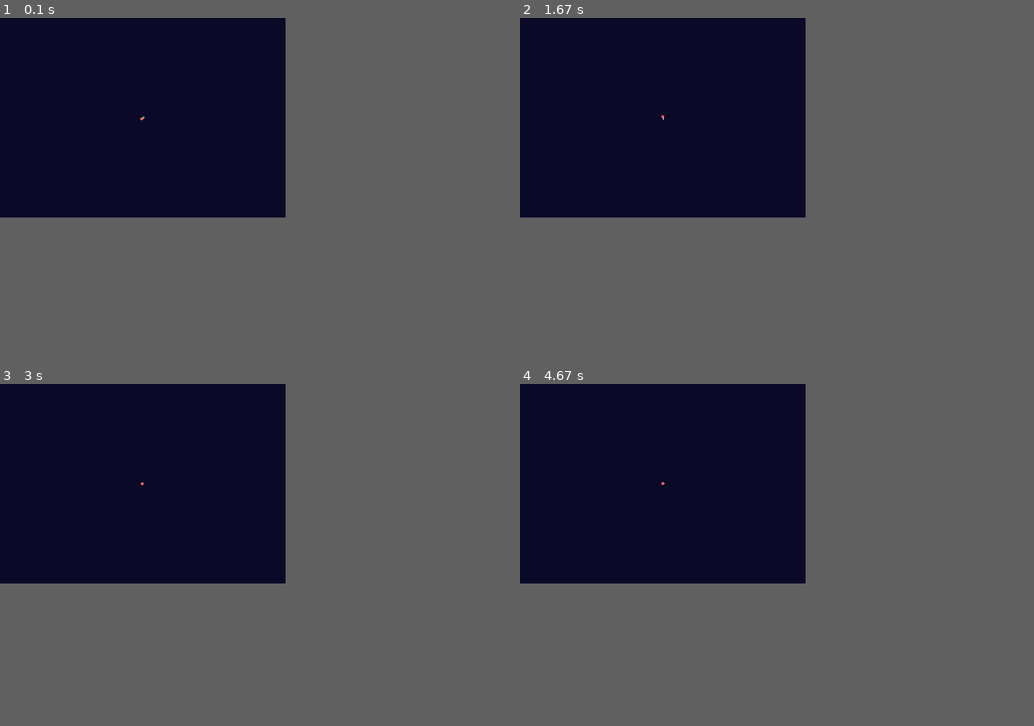
Above: before the commit, frames 1-4 (two rows, left to right).
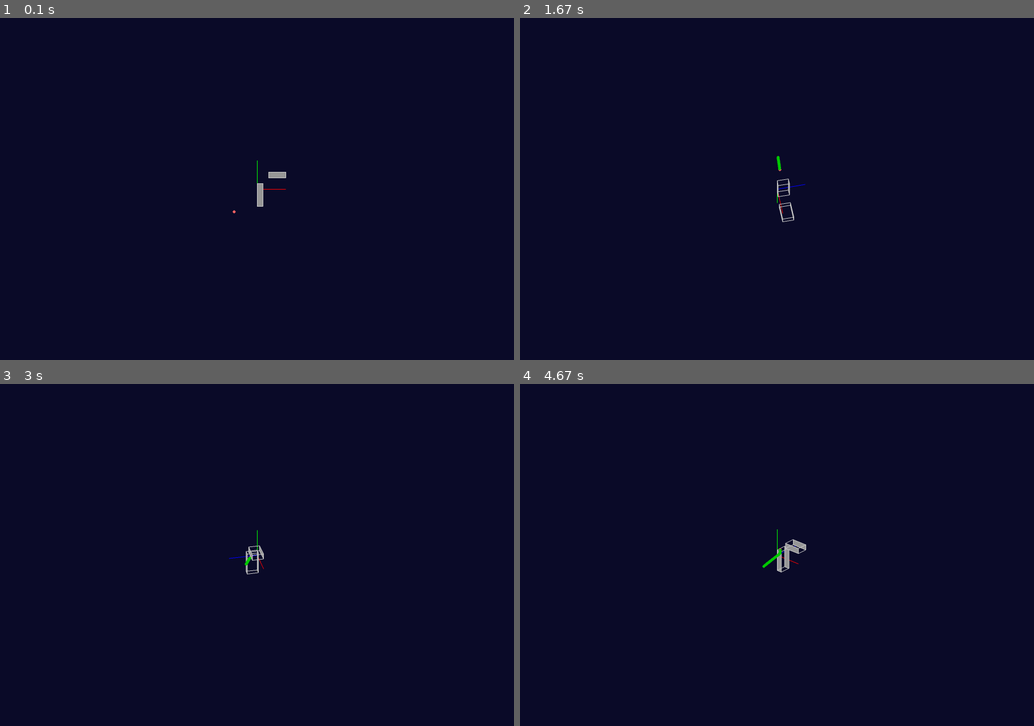
Above: after the commit, the same moments.

Repository: AndreiNekrasOn/aim
Game: pygame game, started from examples/multi_angle_path_demo.py
Same seed, same stepped clock (60 frames per second), same inputs: the game is played once before the commit and once after it.
Inputs (mouse positions are in pixels of both pictures, inside the frame that each line leads up to):
- Up to frame 1 (0.1 s): no input
- Up to frame 2 (1.67 s): press the mouse at (653, 192) at 0.37 s; move the mouse to (741, 230) at 0.47 s; release the mouse at (828, 264) at 0.6 s; press the mouse at (653, 192) at 0.7 s; move the mouse to (648, 127) at 0.8 s; release the mouse at (643, 62) at 0.93 s; press the mouse at (653, 192) at 1.1 s; move the mouse to (720, 209) at 1.2 s; move the mouse to (782, 223) at 1.3 s; release the mouse at (782, 223) at 1.33 s; press the mouse at (653, 192) at 1.5 s; move the mouse to (679, 154) at 1.6 s
- Up to frame 3 (3 s): release the mouse at (185, 483) at 1.73 s; press the mouse at (133, 558) at 1.9 s; move the mouse to (277, 551) at 2 s; release the mouse at (416, 548) at 2.13 s; press the mouse at (133, 558) at 2.3 s; move the mouse to (287, 589) at 2.4 s; release the mouse at (436, 623) at 2.53 s; press the mouse at (133, 558) at 2.7 s; move the mouse to (133, 585) at 2.8 s; release the mouse at (133, 616) at 2.93 s
- Up to frame 4 (4.67 s): press the mouse at (653, 558) at 3.1 s; move the mouse to (658, 541) at 3.2 s; move the mouse to (663, 527) at 3.3 s; release the mouse at (663, 527) at 3.33 s; press the mouse at (653, 558) at 3.5 s; move the mouse to (674, 500) at 3.6 s; release the mouse at (694, 445) at 3.73 s; press the mouse at (653, 558) at 3.9 s; move the mouse to (730, 602) at 4 s; release the mouse at (807, 650) at 4.13 s; press the mouse at (653, 558) at 4.3 s; move the mouse to (787, 568) at 4.4 s; release the mouse at (926, 582) at 4.53 s
In our replay, the window is 500x350 before the commit and 900x600 after it. These sizes can differ from the game's own. Grey fills any space a smaller window leaves; there, only what the larger window draws over its background counts as a difference.

The runs differ from the first frame. In frame 1, 0.2% of the frame differs, in the area x 27-56%, y 28-58%; in frame 2, 0.2%; in frame 3, 0.2%; in frame 4, 0.3%, in the area x 27-56%, y 28-56%.

Commit message:
add trace to multi_angle_path_demo, fix collision space 0 speed

Diff:
--- a/aim/spaces/collision_space.py
+++ b/aim/spaces/collision_space.py
@@ -47,7 +47,7 @@
             return False
         if not isinstance(target_position, tuple) or len(target_position) != 3:
             return False
-        if speed <= 0:
+        if speed < 0:
             return False
 
         # Check if start position is inside any obstacle
--- a/aim/visualization/pygame_3d_viewer.py
+++ b/aim/visualization/pygame_3d_viewer.py
@@ -23,13 +23,13 @@
         self.clock = pygame.time.Clock()
 
         # Camera settings
-        self.camera_distance = 10
+        self.camera_distance = 0
         self.camera_angle_x = 0  # Rotation around X-axis (vertical rotation)
         self.camera_angle_y = 0  # Rotation around Y-axis (horizontal rotation)
         self.camera_offset_x = 0  # Camera position offset X
         self.camera_offset_y = 0  # Camera position offset Y
         self.camera_offset_z = 0  # Camera position offset Z
-        self.zoom = 1.0
+        self.zoom = 20.0
 
         # Colors
         self.background_color = (10, 10, 40)  # Dark blue background
--- a/examples/multi_angle_path_demo.py
+++ b/examples/multi_angle_path_demo.py
@@ -40,11 +40,19 @@
     space = CollisionSpace(obstacles=obstacles)
 
     # Create a Pygame 3D viewer
-    viewer = Pygame3DViewer(sim, width=1000, height=700)
+    viewer = Pygame3DViewer(sim, width=1800, height=1200)
     sim.viewer = viewer
 
     # Register the space with the simulator
     sim.add_space("collision_space", space)
+
+    class TraceAgent(BaseAgent):
+        def __init__(self, position):
+            super().__init__()
+            self.color = (0, 200, 0)
+            self.start_position = position
+            self.target_position = position
+            self.speed = 0.1
 
     # Create an agent that follows a multi-angle path with specified waypoints
     class MultiAngleAgent(BaseAgent):
@@ -54,15 +62,21 @@
             # Define start, target and a path with multiple angles
             self.start_position = (-4, -4, 1)
             self.target_position = (6, 4, 1)
-            # Define a specific path with multiple waypoints
-            self.path = [
-                (-4, -4, 1),  # Start
-                (-2, -2, 1),  # Waypoint 1
-                (0, 2, 1),    # Waypoint 2 (goes around obstacle 1)
-                (3, 2, 1),    # Waypoint 3 (goes above obstacle 2)
-                (6, 4, 1)     # End
-            ]
             self.speed = 0.7
+
+        def on_enter_block(self, block: BaseBlock) -> None:
+            tracked_agents.append(self)
+
+
+        def spawn_track(self, space):
+            trace: TraceAgent = TraceAgent(self.space_state['position'])
+            space.register(trace, { 'start_position': trace.start_position, 'target_position': trace.target_position, 'speed': trace.speed })
+            sim.add_agent(trace)
+
+
+
+
+    tracked_agents = []
 
     # Create blocks
     source = SourceBlock(
@@ -71,13 +85,24 @@
         spawn_schedule=lambda tick: 1 if tick == 0 else 0  # One agent at tick 0
     )
 
+    def callback_event():
+        for agent in tracked_agents:
+            if not space.is_movement_complete(agent):
+                agent.spawn_track(space)
+
+    sim.schedule_event(callback=lambda _: callback_event(),
+            delay_ticks=0,
+            recurring=True
+    )
+
+
     move_block = MoveBlock(simulator=sim, space_name="collision_space", speed=0.7)
 
     sink = SinkBlock(simulator=sim)
 
     # Connect blocks
     source.connect(move_block)
-    move_block.connect(sink)
+    # move_block.connect(sink)
 
     # Run simulation
     print("Starting multi-angle path following with pre-defined path...")
